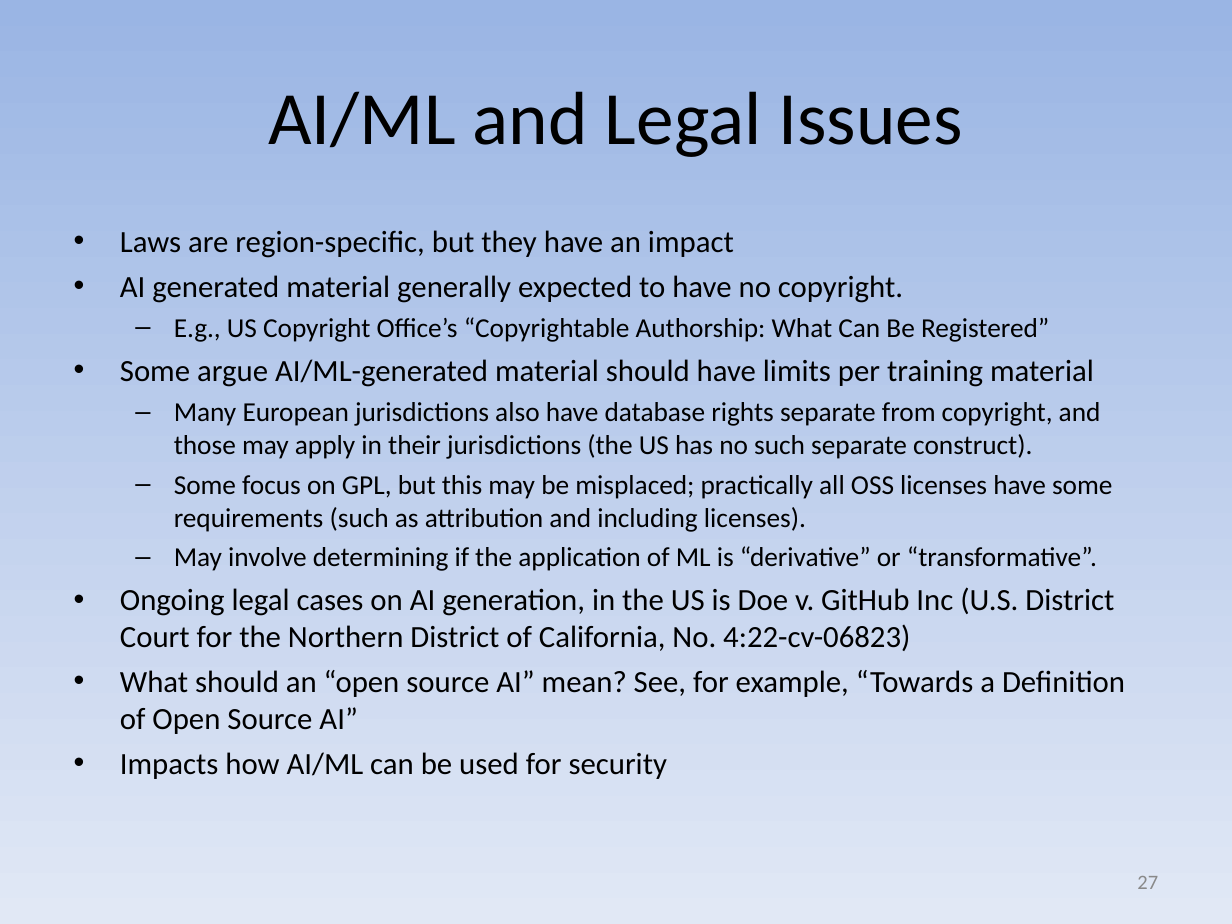
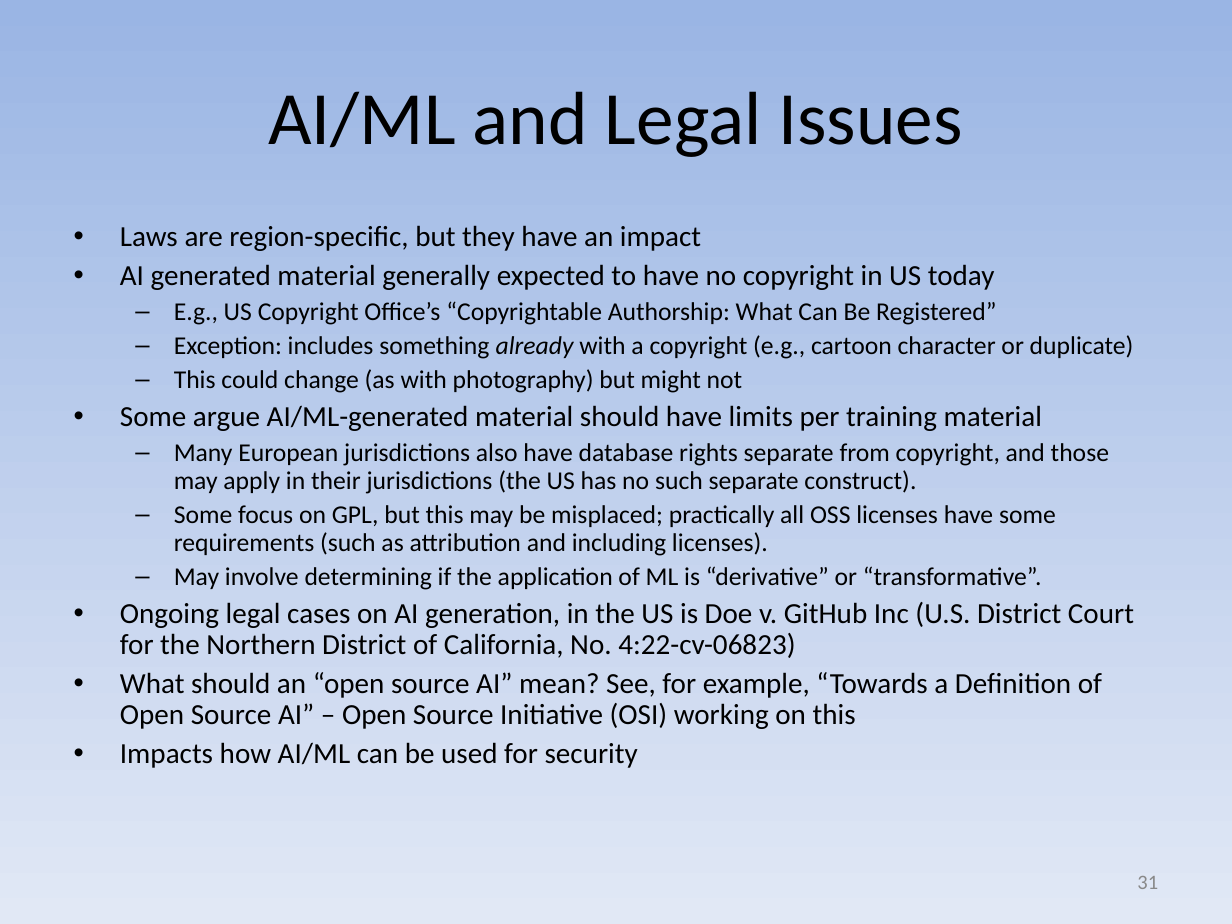
Before and after one commit to david-a-wheeler/david-a-wheeler.github.io, a slide deck: slide 31 of secure-class/presentations/AI-ML-Security.ppt (slide 27 before the commit). Drawn at 1232x924 pixels with LibreOffice and Linux fonts; fonts in the diff are those of the drawing. Boxes give left, top, right and bottom in pixels: in the first picture for what was removed or moved away, otherwise in the second. Text is boxed around its words. In the diff, an @@ line names an element or a change of style, - is before the commit and + after.

Commit message:
Update AI-ML-Security.ppt
In particular, add points from Kumar, broaden discussion / context

```diff
--- a/secure-class/presentations/AI-ML-Security.ppt
+++ b/secure-class/presentations/AI-ML-Security.ppt
@@ text at (x1=120, y1=225, x2=1134, y2=768): size 18 to 17 pt in "Laws are region-specific, but they have an ...", "Some argue AI/ML-generated material should have limits ...", "Ongoing legal cases on AI generation, in ...", "Impacts how AI/ML can be used for ..."; size 16 to 15 pt in "E.g., US Copyright Office’s “Copyrightable Authorship: What ...", "Many European jurisdictions also have database rights ...", "Some focus on GPL, but this may ...", "May involve determining if the application of ..."; line spacing 1 to 0.9 @@
@@ text at (x1=120, y1=264, x2=995, y2=290): text changed; size 18 to 17 pt @@
-• AI generated material generally expected to have no copyright.
+• AI generated material generally expected to have no copyright in US today
@@ text at (x1=174, y1=335, x2=1134, y2=393): paragraphs added @@
+  – Exception: includes something already with a copyright (e.g., cartoon character or duplicate)
+  – This could change (as with photography) but might not
@@ text at (x1=120, y1=672, x2=1102, y2=729): text changed; size 18 to 17 pt @@
-• What should an “open source AI” mean? See, for example, “Towards a Definition of Open Source AI”
+• What should an “open source AI” mean? See, for example, “Towards a Definition of Open Source AI” – Open Source Initiative (OSI) working on this
@@ page number at (x1=1137, y1=876, x2=1158, y2=889): text changed @@
-27
+31
```
Also in this commit, not shown: 9 other slides changed, 6 slides added.
